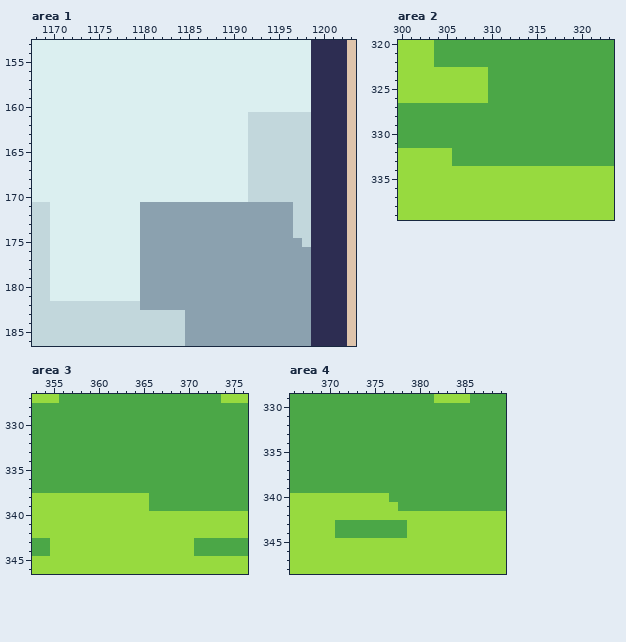
Pixel-art file: Assets/Aseprite/RoughBG10.aseprite. Above is the file before it was changed.
1280x800 pixels, 1 frame. Colours within 5 levels of each other are drawn and written as one. Shown: area 1: x 1168..1203, y 153..186; area 2: x 300..323, y 320..339; area 3: x 353..376, y 327..346; area 4: x 366..389, y 329..348. The commit also changed other parts of the picture, which this record leaves out.
And afterwards:
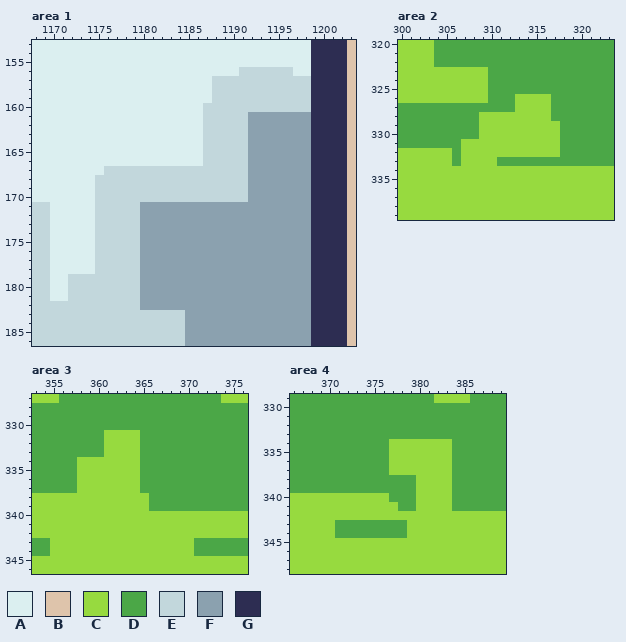
Palette (. is transparent): A #dbeff0  B #dec4ab  C #97da3f  D #4ba747  E #c2d7dc  F #8ba1af  G #2d2d52
Change:
{"where": "area 1"}
{"y":156,"x":1191,"old":"AAAAAA","new":"EEEEEE"}
{"y":157,"x":1188,"old":"AAAAAAAAAAA","new":"EEEEEEEEEEE"}
{"y":158,"x":1188,"old":"AAAAAAAAAAA","new":"EEEEEEEEEEE"}
{"y":159,"x":1188,"old":"AAAAAAAAAAA","new":"EEEEEEEEEEE"}
{"y":160,"x":1187,"old":"AAAAAAAAAAAA","new":"EEEEEEEEEEEE"}
{"y":161,"x":1187,"old":"AAAAAEEEEEEE","new":"EEEEEFFFFFFF"}
{"y":162,"x":1187,"old":"AAAAAEEEEEEE","new":"EEEEEFFFFFFF"}
{"y":163,"x":1187,"old":"AAAAAEEEEEEE","new":"EEEEEFFFFFFF"}
{"y":164,"x":1187,"old":"AAAAAEEEEEEE","new":"EEEEEFFFFFFF"}
{"y":165,"x":1187,"old":"AAAAAEEEEEEE","new":"EEEEEFFFFFFF"}
{"y":166,"x":1187,"old":"AAAAAEEEEEEE","new":"EEEEEFFFFFFF"}
{"y":167,"x":1176,"old":"AAAAAAAAAAAAAAAAEEEEEEE","new":"EEEEEEEEEEEEEEEEFFFFFFF"}
{"y":168,"x":1175,"old":"AAAAAAAAAAAAAAAAAEEEEEEE","new":"EEEEEEEEEEEEEEEEEFFFFFFF"}
{"y":169,"x":1175,"old":"AAAAAAAAAAAAAAAAAEEEEEEE","new":"EEEEEEEEEEEEEEEEEFFFFFFF"}
{"y":170,"x":1175,"old":"AAAAAAAAAAAAAAAAAEEEEEEE","new":"EEEEEEEEEEEEEEEEEFFFFFFF"}
{"y":171,"x":1175,"old":"AAAAA","new":"EEEEE"}
{"y":171,"x":1197,"old":"EE","new":"FF"}
{"y":172,"x":1175,"old":"AAAAA","new":"EEEEE"}
{"y":172,"x":1197,"old":"EE","new":"FF"}
{"y":173,"x":1175,"old":"AAAAA","new":"EEEEE"}
{"y":173,"x":1197,"old":"EE","new":"FF"}
{"y":174,"x":1175,"old":"AAAAA","new":"EEEEE"}
{"y":174,"x":1197,"old":"EE","new":"FF"}
{"y":175,"x":1175,"old":"AAAAA","new":"EEEEE"}
{"y":175,"x":1198,"old":"E","new":"F"}
{"y":176,"x":1175,"old":"AAAAA","new":"EEEEE"}
{"y":177,"x":1175,"old":"AAAAA","new":"EEEEE"}
{"y":178,"x":1175,"old":"AAAAA","new":"EEEEE"}
{"y":179,"x":1172,"old":"AAAAAAAA","new":"EEEEEEEE"}
{"y":180,"x":1172,"old":"AAAAAAAA","new":"EEEEEEEE"}
{"y":181,"x":1172,"old":"AAAAAAAA","new":"EEEEEEEE"}
{"where": "area 2"}
{"y":326,"x":313,"old":"DDDD","new":"CCCC"}
{"y":327,"x":313,"old":"DDDD","new":"CCCC"}
{"y":328,"x":309,"old":"DDDDDDDD","new":"CCCCCCCC"}
{"y":329,"x":309,"old":"DDDDDDDDD","new":"CCCCCCCCC"}
{"y":330,"x":309,"old":"DDDDDDDDD","new":"CCCCCCCCC"}
{"y":331,"x":307,"old":"DDDDDDDDDDD","new":"CCCCCCCCCCC"}
{"y":332,"x":307,"old":"DDDDDDDDDDD","new":"CCCCCCCCCCC"}
{"y":333,"x":307,"old":"DDDD","new":"CCCC"}
{"where": "area 3"}
{"y":331,"x":361,"old":"DDDD","new":"CCCC"}
{"y":332,"x":361,"old":"DDDD","new":"CCCC"}
{"y":333,"x":361,"old":"DDDD","new":"CCCC"}
{"y":334,"x":358,"old":"DDDDDDD","new":"CCCCCCC"}
{"y":335,"x":358,"old":"DDDDDDD","new":"CCCCCCC"}
{"y":336,"x":358,"old":"DDDDDDD","new":"CCCCCCC"}
{"y":337,"x":358,"old":"DDDDDDD","new":"CCCCCCC"}
{"where": "area 4"}
{"y":334,"x":377,"old":"DDDDDDD","new":"CCCCCCC"}
{"y":335,"x":377,"old":"DDDDDDD","new":"CCCCCCC"}
{"y":336,"x":377,"old":"DDDDDDD","new":"CCCCCCC"}
{"y":337,"x":377,"old":"DDDDDDD","new":"CCCCCCC"}
{"y":338,"x":380,"old":"DDDD","new":"CCCC"}
{"y":339,"x":380,"old":"DDDD","new":"CCCC"}
{"y":340,"x":380,"old":"DDDD","new":"CCCC"}
{"y":341,"x":380,"old":"DDDD","new":"CCCC"}
{"label":"changed","picture_box":[68,67,311,301]}
{"label":"changed","picture_box":[461,94,560,166]}
{"label":"changed","picture_box":[77,430,140,493]}
{"label":"changed","picture_box":[389,439,452,511]}
